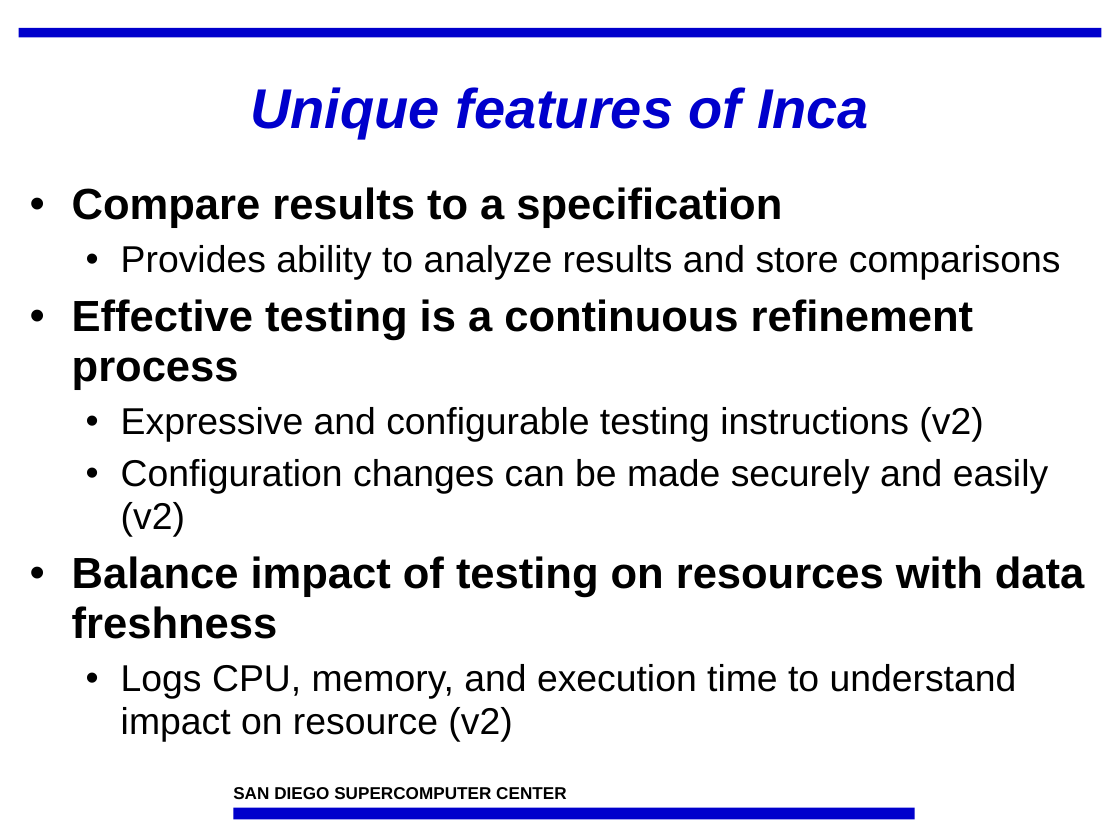
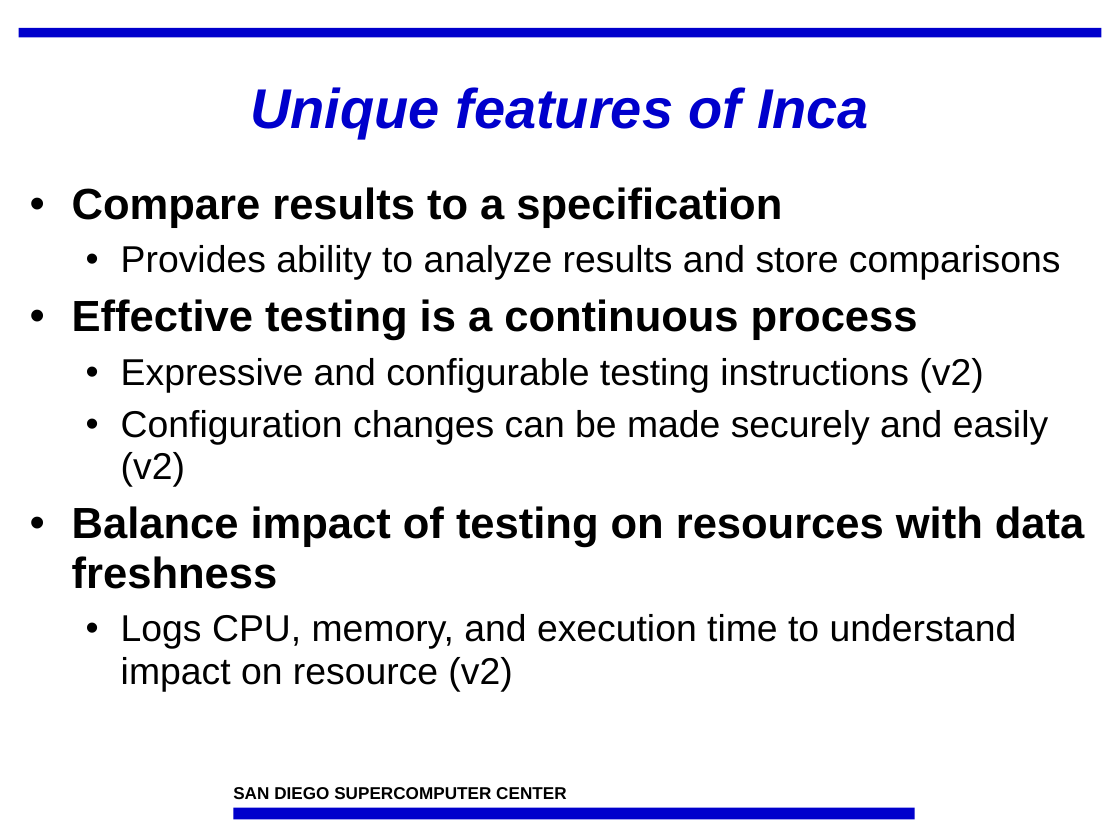
Before and after one commit to IncaProject/inca-xsede, a slide deck: slide 10 of talks/inca_sc05.ppt. Drawn at 1120x840 pixels with LibreOffice and Linux fonts; fonts in the diff are those of the drawing; background and template pictures are left out. Boxes give left, top, right and bottom in pixels: in the first picture for what was removed or moved away, otherwise in the second. Text is boxed around its words. In the diff, an @@ line names an element or a change of style, - is before the commit and + after.

```diff
--- a/talks/inca_sc05.ppt
+++ b/talks/inca_sc05.ppt
@@ text at [72,299,918,340]: text changed @@
-• Effective testing is a continuous refinement process
+• Effective testing is a continuous process
```
Also in this commit, not shown: 17 other slides changed, 1 slide added, 1 slide removed.
